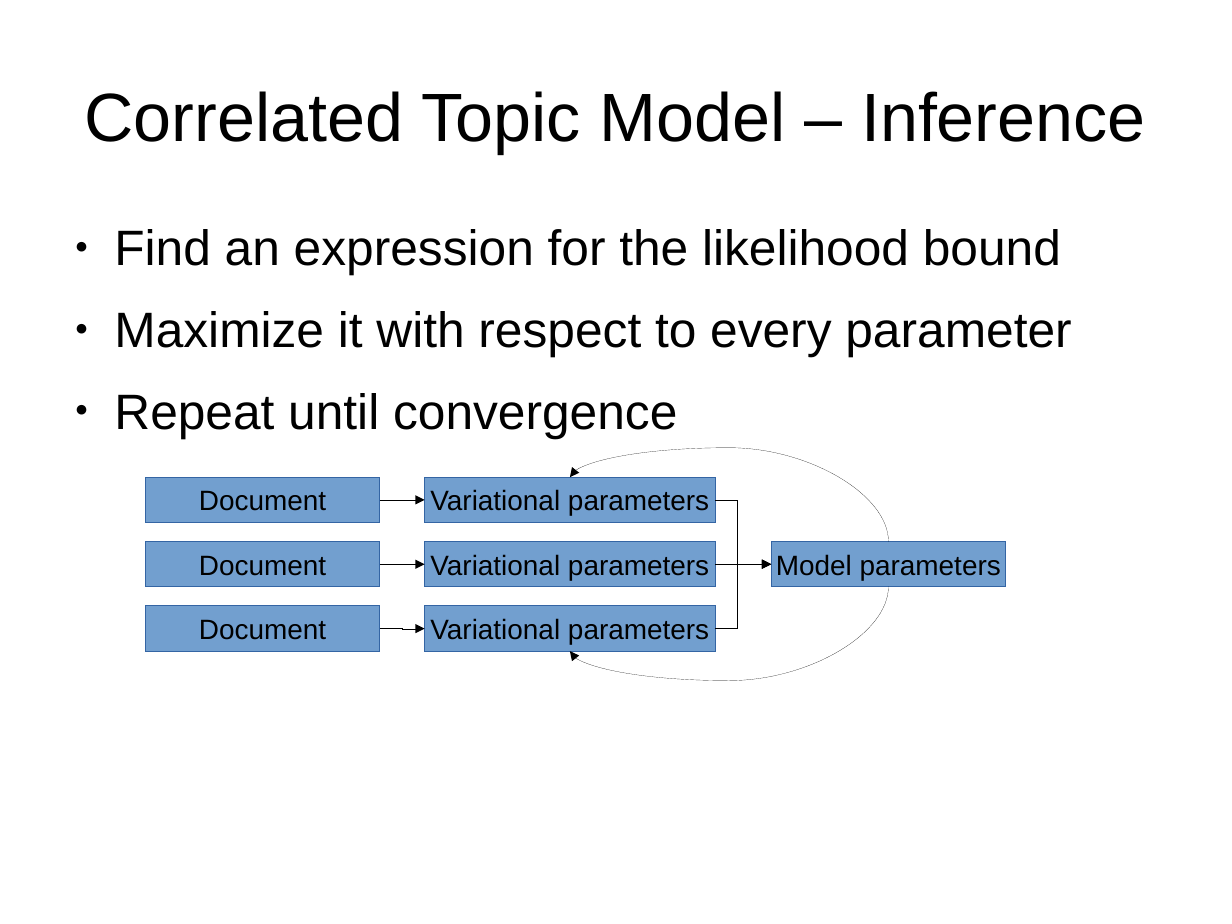
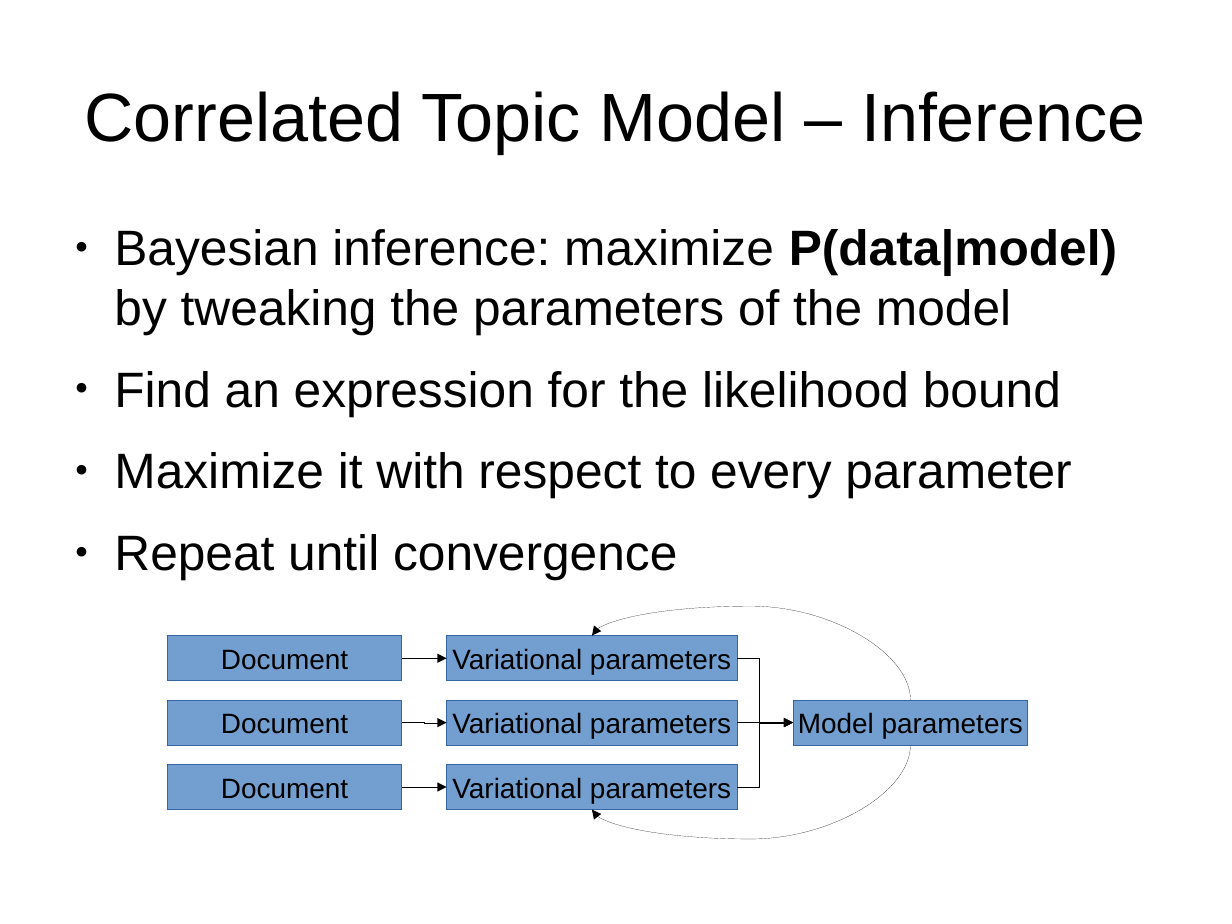
Before and after one commit to mildbyte/part2-dissertation, a slide deck: slide 8 of other/progress-report-presentation.odp. Drawn at 1232x924 pixels with LibreOffice and Linux fonts; fonts in the diff are those of the drawing. Boxes give left, top, right and bottom in pixels: in the first picture for what was removed or moved away, otherwise in the second. Text is boxed around its words. In the diff, an @@ line names an element or a change of style, - is before the commit and + after.

```diff
--- a/other/progress-report-presentation.odp
+++ b/other/progress-report-presentation.odp
@@ text at [114,229,1117,335]: paragraph added @@
+● Bayesian inference: maximize P(data|model) by tweaking the parameters of the model
@@ 4 rectangles, 3 elbow arrows, 2 curved arrows: place and size @@
-4 rectangles, 3 elbow arrows, 2 curved arrows at [145,448,1006,681]
+4 rectangles, 3 elbow arrows, 2 curved arrows at [168,606,1029,840]
@@ 3 rectangles, 3 elbow arrows: place and size @@
-3 rectangles, 3 elbow arrows at [380,477,715,651]
+3 rectangles, 3 elbow arrows at [402,636,738,809]
```
Also in this commit, not shown: 2 other slides changed, 1 slide removed.
